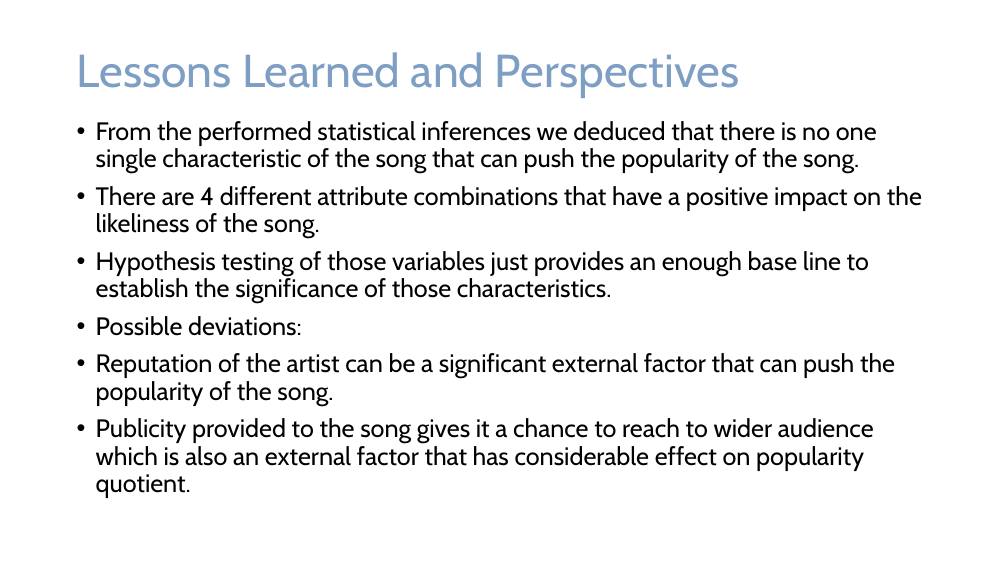
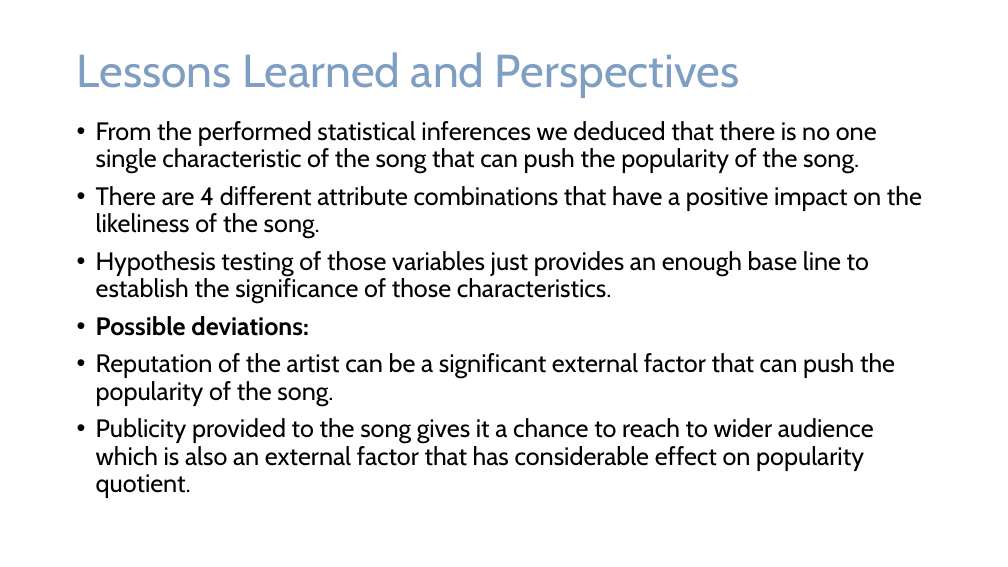
Before and after one commit to vineethsuhas/psuStatProject, a slide deck: slide 11 of Applied Statistics Project Template.pptx. Drawn at 1008x567 pixels with LibreOffice and Linux fonts; fonts in the diff are those of the drawing; background and template pictures are left out. Boxes give left, top, right and bottom in pixels: in the first picture for what was removed or moved away, otherwise in the second. Text is boxed around its words. In the diff, an @@ line names an element or a change of style, - is before the commit and + after.

```diff
--- a/Applied Statistics Project Template.pptx
+++ b/Applied Statistics Project Template.pptx
@@ text at (x1=96, y1=316, x2=308, y2=336): bold on in "Possible deviations:" @@
```
Also in this commit, not shown: 2 other files.
